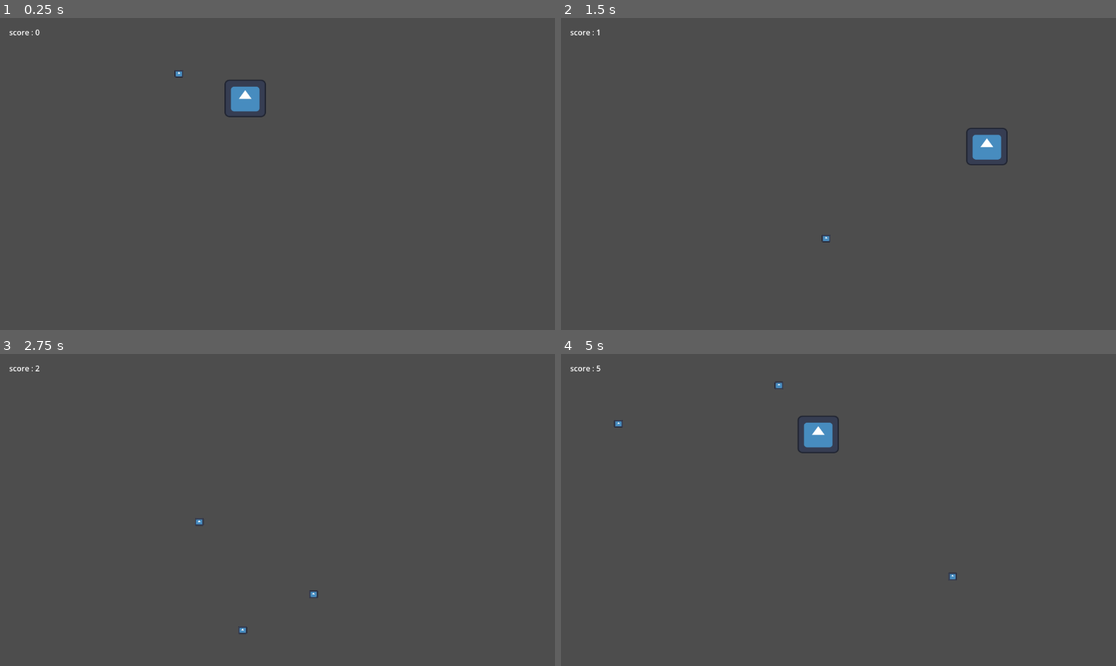
Above: before the commit, frames 1-4 (two rows, left to right).
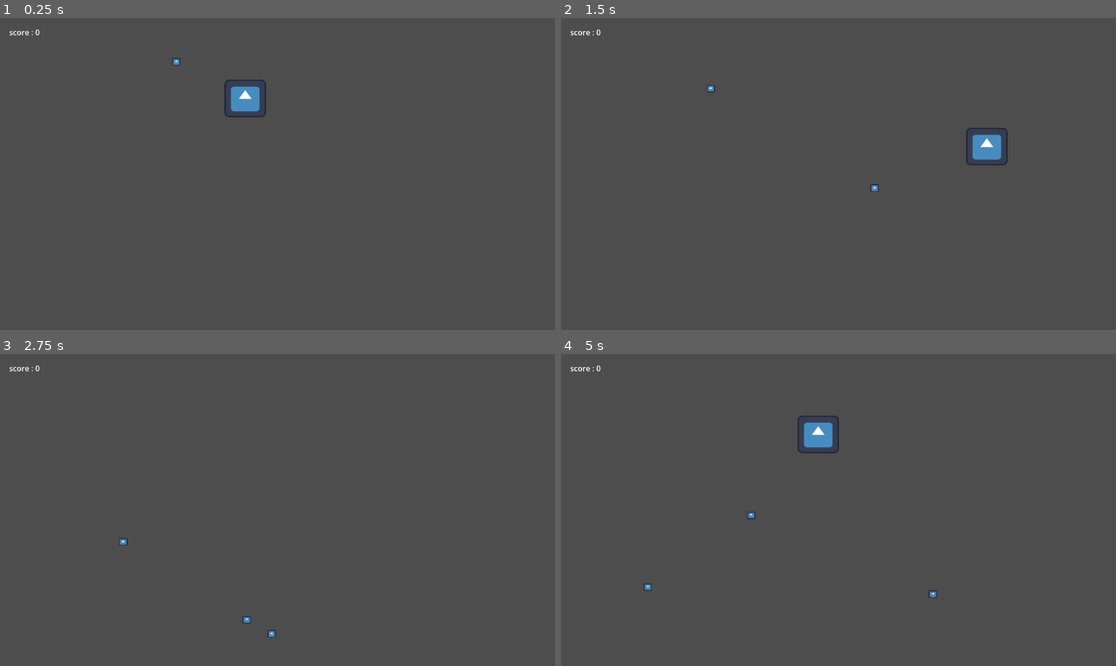
Above: after the commit, the same moments.

Repository: Rafli2314/Nyamuk-Hunter
Game: Godot game, scene res://main.tscn
The game is run twice, just before and just after one commit, with the same random seed, the same clock (stepped at 60 frames per second) and the same inputs. The engine's default icon, where the game draws it, is replaced by a stand-in: a white triangle on a blue panel in a dark square.
Inputs (mouse positions are in pixels of both pictures, inside the frame that each line leads up to):
- Up to frame 1 (0.25 s): no input
- Up to frame 2 (1.5 s): move the mouse to (738, 61) at 0.52 s; hold Right (ui_right) 0.53-1.28 s; click (738, 61) at 0.67 s; move the mouse to (877, 220) at 1.27 s; hold Down (ui_down) from 1.28 s (still down); click (877, 220) at 1.42 s
- Up to frame 3 (2.75 s): move the mouse to (227, 497) at 2.02 s; release Down (ui_down) at 2.03 s; hold Right (ui_right) from 2.03 s (still down); click (227, 497) at 2.17 s
- Up to frame 4 (5 s): move the mouse to (871, 594) at 2.77 s; release Right (ui_right) at 2.78 s; hold Up (ui_up) 2.78-3.53 s; click (871, 594) at 2.92 s; move the mouse to (788, 544) at 3.52 s; hold Left (ui_left) from 3.53 s (still down); click (788, 544) at 3.67 s; move the mouse to (838, 566) at 4.27 s; click (838, 566) at 4.42 s

The runs differ from the first frame. In frame 1, less than 0.1% of the frame differs, in the area x 31-33%, y 12-20%; in frame 2, less than 0.1%; in frame 3, 0.2%, in the area x 6-58%, y 3-91%; in frame 4, 0.2%.

Commit message:
add mosquito and sounds
add mosquito and sounds

Diff:
--- a/main.gd
+++ b/main.gd
@@ -1,8 +1,24 @@
 extends Node2D
 
 var score := 0
+var mosquito_speed_bonus = 0
+
 
 func add_score():
 	score += 1
+	$CanvasLayer/ScoreLabel.text = "score : %d" % score
+	if score >= 10:
+		$CanvasLayer/ScoreLabel.text = "YOU WIN!!!"
+	if score % 5 == 0:
+		mosquito_speed_bonus += 20
 
-	$CanvasLayer/ScoreLabel.text = "score : %d" % score
+
+func _process(delta):
+	var count = get_tree().get_nodes_in_group("mosquitos").size()
+
+	if count >= 50:
+		game_over()
+
+func game_over():
+	print("game over")
+	$CanvasLayer/ScoreLabel.text = "game over"
--- a/main.tscn
+++ b/main.tscn
@@ -13,7 +13,6 @@
 mosquito_scene = ExtResource("2_0xm2m")
 
 [node name="Timer" type="Timer" parent="MosquitoSpawner" unique_id=1408425242]
-wait_time = 0.5
 autostart = true
 
 [node name="Player" parent="." unique_id=681439944 instance=ExtResource("1_ig7tw")]
--- a/mosquito.gd
+++ b/mosquito.gd
@@ -2,13 +2,14 @@
 
 signal squashed
 
-@export var speed := 100
+@export var speed := 200
 
 var direction := Vector2.ZERO
 
+
 func _ready():
 	randomize()
-
+	$buzz.play()
 	direction = Vector2(
 		randf_range(-1.0, 1.0),
 		randf_range(-1.0, 1.0),
@@ -17,9 +18,17 @@
 
 func _process(delta):
 	position += direction * speed * delta
-	print(position)
+
+	var screen_size = get_viewport_rect().size
+
+	if position.x <= 0 or position.x >= screen_size.x:
+		direction.x *= -1
+
+	if position.y <= 0 or position.x >= screen_size.y:
+		direction.y *= -1
 
 func _on_input_event(viewport, event, shape_idx):
+	$slap.play()
 	if event is InputEventMouseButton:
 		if event.button_index == MOUSE_BUTTON_LEFT:
 			if event.pressed:
--- a/mosquito.tscn
+++ b/mosquito.tscn
@@ -2,11 +2,13 @@
 
 [ext_resource type="Texture2D" uid="uid://dryeikco0ogur" path="res://icon.svg" id="1_dnsox"]
 [ext_resource type="Script" uid="uid://cj3rnpknkprdp" path="res://mosquito.gd" id="1_jlnsu"]
+[ext_resource type="AudioStream" uid="uid://bx2kcdq7d3ivw" path="res://media/mosquitos.mp3" id="3_s0ny3"]
+[ext_resource type="AudioStream" uid="uid://c38gqnpdj8s0h" path="res://media/slap-ahh.mp3" id="4_nvah4"]
 
 [sub_resource type="CircleShape2D" id="CircleShape2D_jlnsu"]
 radius = 27.018513
 
-[node name="Mosquito" type="Area2D" unique_id=1679721595]
+[node name="Mosquito" type="Area2D" unique_id=1679721595 groups=["mosquitos"]]
 script = ExtResource("1_jlnsu")
 
 [node name="Sprite2D" type="Sprite2D" parent="." unique_id=1857644230]
@@ -15,3 +17,9 @@
 
 [node name="CollisionShape2D" type="CollisionShape2D" parent="." unique_id=752464133]
 shape = SubResource("CircleShape2D_jlnsu")
+
+[node name="buzz" type="AudioStreamPlayer" parent="." unique_id=605609098]
+stream = ExtResource("3_s0ny3")
+
+[node name="slap" type="AudioStreamPlayer" parent="." unique_id=1262662721]
+stream = ExtResource("4_nvah4")
--- a/mosquito_spawner.gd
+++ b/mosquito_spawner.gd
@@ -18,3 +18,4 @@
 		get_parent().add_score
 	)
 	get_parent().add_child(mosquito)
+	mosquito.speed += get_parent().mosquito_speed_bonus
Not shown, added: media/mosquitos.mp3.import
Not shown, added: media/slap-ahh.mp3.import
Not shown, added: media/mosquitos.mp3
Not shown, added: media/slap-ahh.mp3
